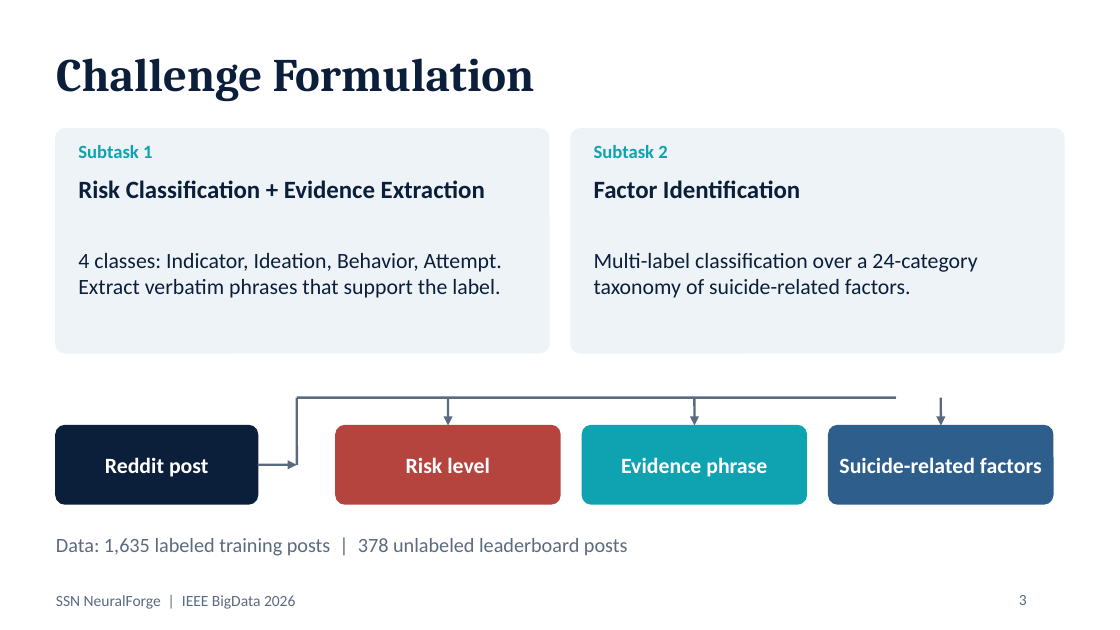
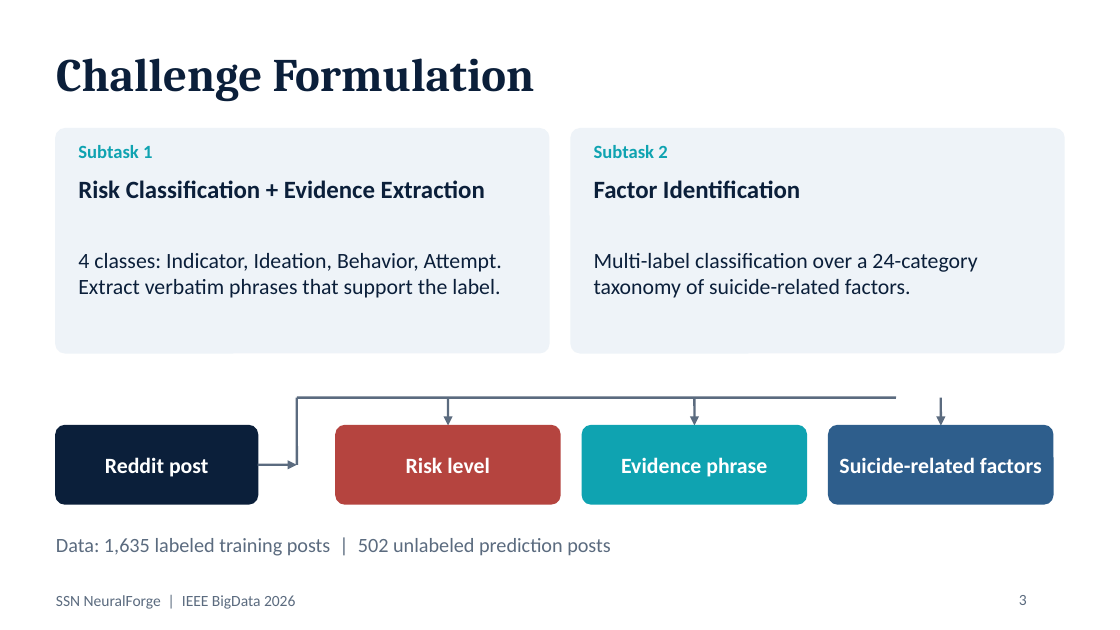
Before and after one commit to Akash231005/Explainable-Suicide-Risk-Detection, a slide deck: slide 3 of report/SSN_NeuralForge_IEEE_BigData_2026.pptx. Drawn at 1120x630 pixels with LibreOffice and Linux fonts; fonts in the diff are those of the drawing. Boxes give left, top, right and bottom in pixels: in the first picture for what was removed or moved away, otherwise in the second. Text is boxed around its words. In the diff, an @@ line names an element or a change of style, - is before the commit and + after.

```diff
--- a/report/SSN_NeuralForge_IEEE_BigData_2026.pptx
+++ b/report/SSN_NeuralForge_IEEE_BigData_2026.pptx
@@ text at (x1=56, y1=538, x2=611, y2=556): text changed @@
-Data: 1,635 labeled training posts | 378 unlabeled leaderboard posts
+Data: 1,635 labeled training posts | 502 unlabeled prediction posts
```
Also in this commit, not shown: 9 other slides changed, 3 slides added, 2 slides removed, 4 other files.
